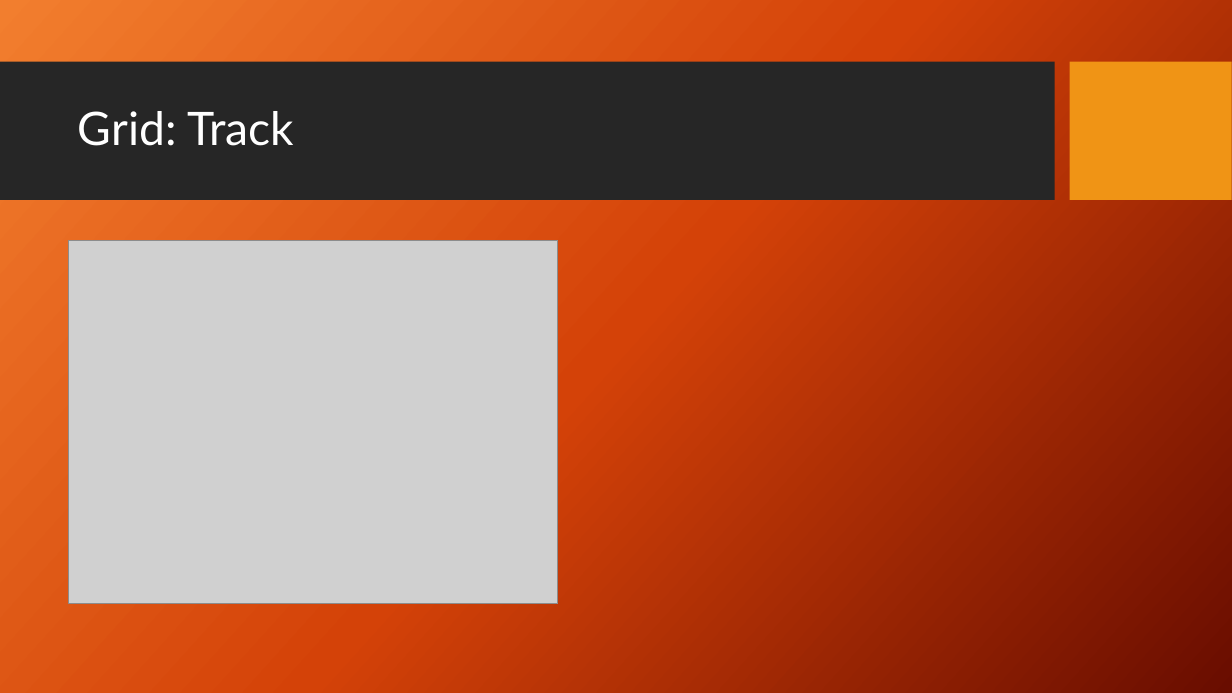
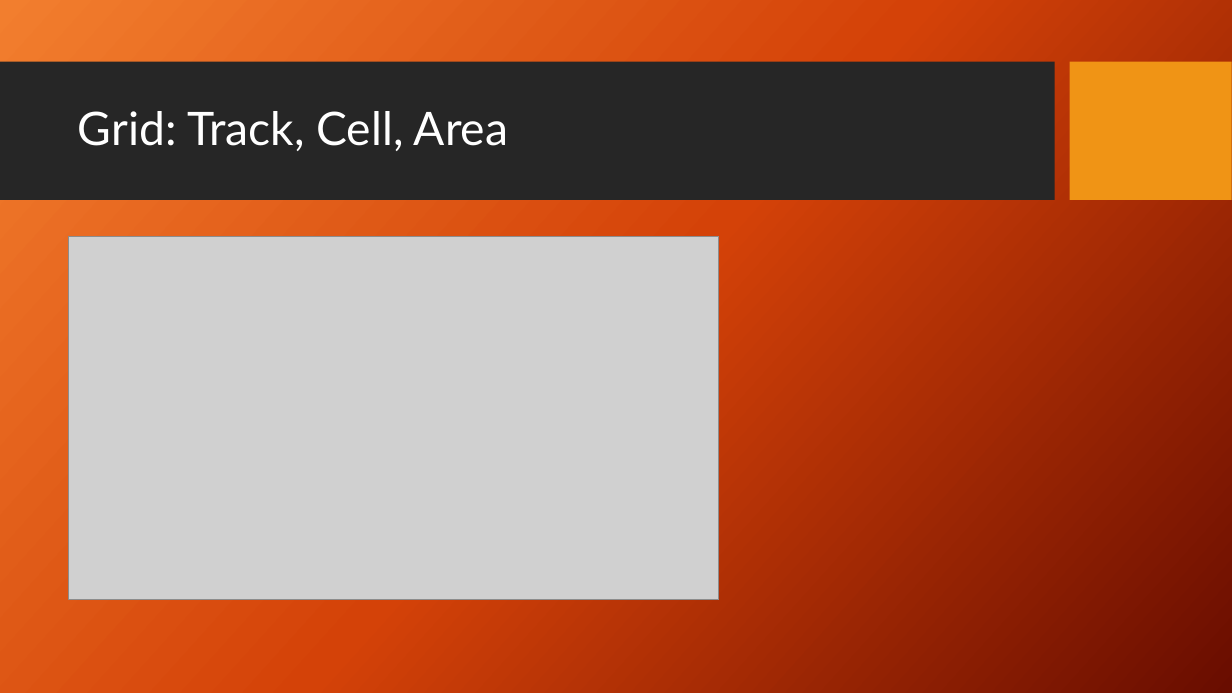
Before and after one commit to TomFrey/htmlCssBasicUebungen, a slide deck: slide 80 of html Schulung.pptx. Drawn at 1232x693 pixels with LibreOffice and Linux fonts; fonts in the diff are those of the drawing; grey boxes stand for pictures; background and template pictures are left out. Boxes give left, top, right and bottom in pixels: in the first picture for what was removed or moved away, otherwise in the second. Text is boxed around its words. In the diff, an @@ line names an element or a change of style, - is before the commit and + after.

Commit message:
CSS Grid zur PP Präsentation hinzugefügt.

```diff
--- a/html Schulung.pptx
+++ b/html Schulung.pptx
@@ title at <box>78,111,508,151</box>: text changed @@
-Grid: Track
+Grid: Track, Cell, Area
@@ picture: place and size @@
-picture at <box>68,240,558,604</box>
+picture at <box>68,237,719,601</box>
```
Also in this commit, not shown: 10 slides added, 1 slide removed.
